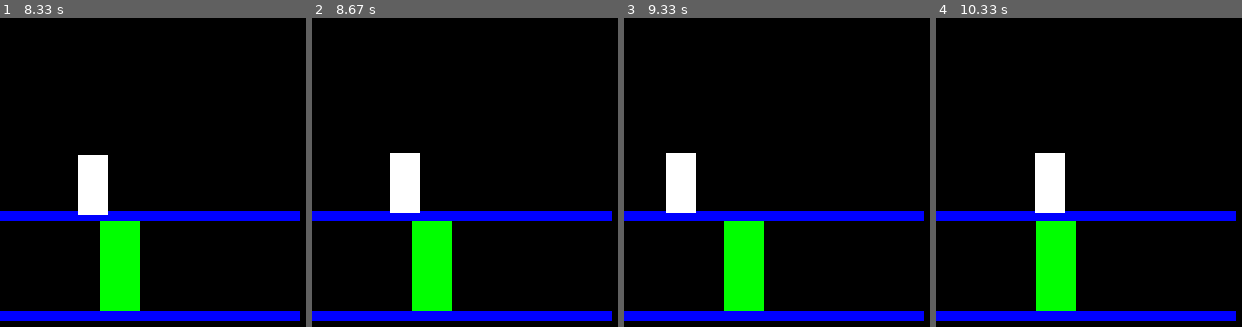
Above: before the commit, frames 1-4 (left to right).
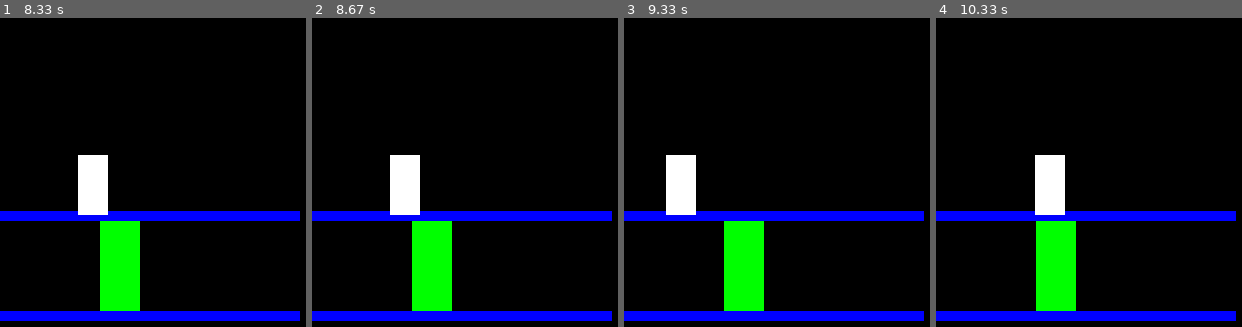
Above: after the commit, the same moments.

Repository: lvanderlyn/VideoGame
Game: pygame game, started from isContact_L1.py
The game is run twice, just before and just after one commit, with the same random seed, the same clock (stepped at 60 frames per second) and the same inputs. The source is Python 2; it was converted automatically to run under Python 3.
Inputs:
- Up to frame 1 (8.33 s): tap D at 0.33, 2 s; hold Left 0.67-1.2 s; hold Right 2.73-3.37 s; hold Left 3.8-4.27 s; hold Right 4.3-4.77 s; hold Right 5.13-5.6 s; hold Left 5.63-6.17 s; hold Left 6.53-6.93 s; hold Right 7.37-8 s
- Up to frame 2 (8.67 s): tap W at 8.43 s
- Up to frame 3 (9.33 s): hold Left 8.77-9.23 s; hold Right from 9.27 s (still down)
- Up to frame 4 (10.33 s): release Right at 9.73 s; hold Right from 10.1 s (still down)

Frame 1 is identical in both runs. In frame 2, 0.1% of the frame differs, in the area x 25-36%, y 43-64%; in frame 3, 0.1%; in frame 4, 0.1%.

Commit message:
all git issues are now resolved, furthermore contact works properly with mode selection and contact definitions are no longer sketchy

Diff:
--- a/isContact_L1.py
+++ b/isContact_L1.py
@@ -48,7 +48,7 @@
 MAN_WIDTH = 30
 MAN_HEIGHT = 60
 
-LADDER_HEIGHT = 100
+LADDER_HEIGHT = 110
 LADDER_WIDTH = 40
 
 PLATFORM_HEIGHT = 10
@@ -200,27 +200,27 @@
     for walk in platforms:
         #runs through all the background objects and decides the contact conditions
         #based on how the objects are interacting and they type of object
-        print actor.getY()
-        print walk.getY()
         if actor.getY() + actor.getHeight() >= walk.getY() and actor.getY() + actor.getHeight() < walk.getY() + walk.getHeight():
             if actor.getX() + 0.75 * actor.getWidth() >= walk.getX() and actor.getX() + 0.25*actor.getWidth() <= walk.getX() + walk.getWidth():
                 onPlatform = True
                 break
     for up in ladders:
-            if (actor.getX() + 0.75 * actor.getWidth() >= up.getX()) and (actor.getX() + 0.25*actor.getWidth() <= up.getX() + up.getWidth()):
-                if actor.getY() + actor.getHeight() <= up.getY() + up.getHeight() and actor.getY() + actor.getHeight() >= up.getY():
-                    withinLadder = True
-                    break
-                elif actor.getY() + actor.getHeight() == up.getY():
-                    aboveLadder = True
-                    break
+        print actor.getY()
+        print actor.getY() + actor.getHeight()
+        print up.getY()
+        if (actor.getX() + 0.75 * actor.getWidth() >= up.getX()) and (actor.getX() + 0.25*actor.getWidth() <= up.getX() + up.getWidth()):
+            if actor.getY() + actor.getHeight() <= up.getY() + up.getHeight() and actor.getY()+ actor.getHeight() >= up.getY() and not actor.getY() < up.getY():
+                withinLadder = True
+            elif actor.getY() + actor.getHeight() >= up.getY() and actor.getY() < up.getY():
+                aboveLadder = True
+                break
 
     #Assign Modes here based on the above conditions
     if onPlatform and withinLadder and not aboveLadder:
         return 1
-    elif aboveLadder and onPlatform and not withinLadder:
+    elif aboveLadder and onPlatform:
         return 2
-    elif withinLadder and not onPlatform:
+    elif withinLadder or aboveLadder and not onPlatform:
         return 3
     elif onPlatform and not withinLadder and not aboveLadder:
         return 4
@@ -291,7 +291,7 @@
         if moveRight and player.getX()+player.getWidth() < WINDOWWIDTH:
             player.setVelocity((MOVESPEED,0))
     if mode == 2:
-        if moveDown and player.getY()+plaer.getHeigth() < WINDOWIDTH:
+        if moveDown and player.getY()+player.getHeight() < WINDOWWIDTH:
             player.setVelocity((0, MOVESPEED))
         if moveLeft and player.getX() > 0:
             player.setVelocity((-1*MOVESPEED,0))
